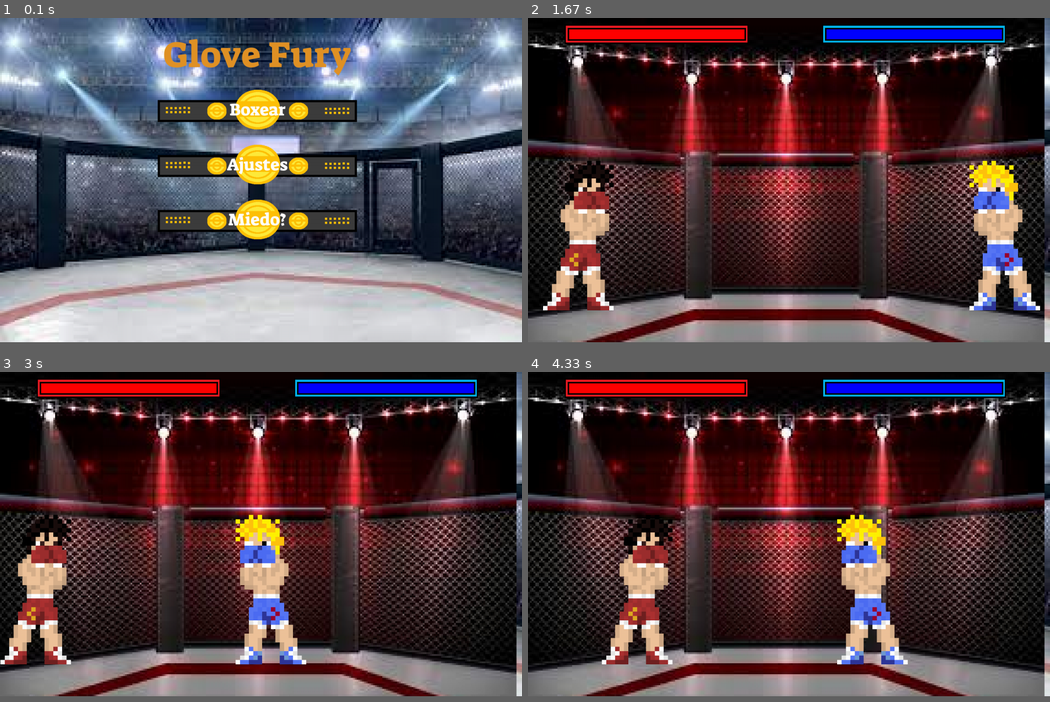
Above: before the commit, frames 1-4 (two rows, left to right).
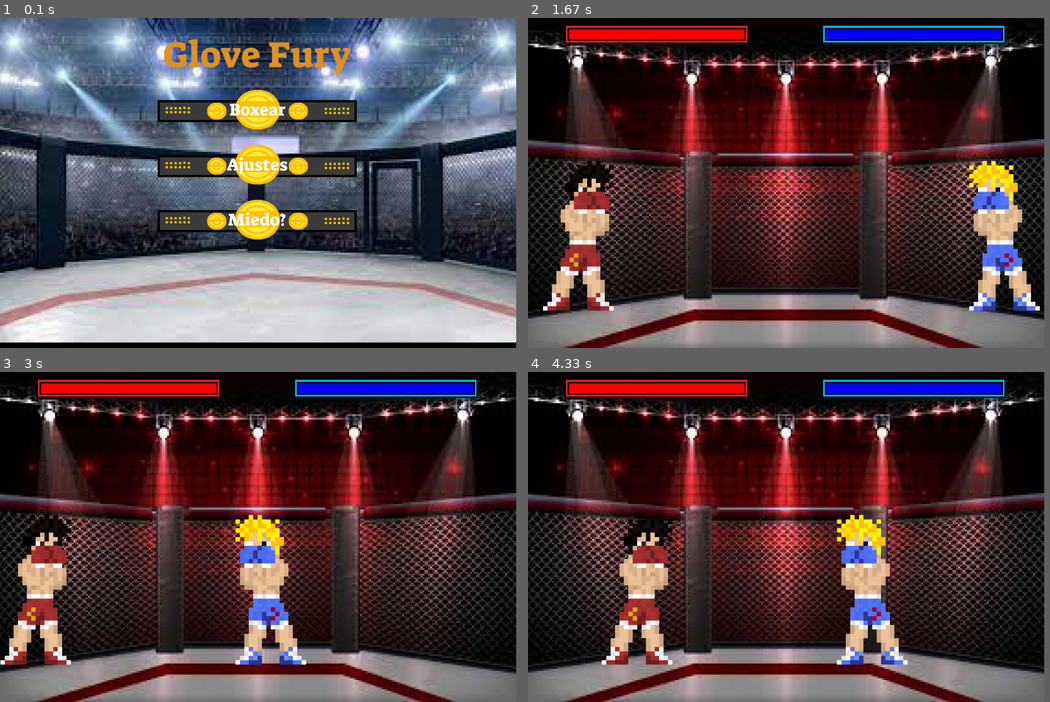
Above: after the commit, the same moments.

Repository: Tobve/Glove-Fury
Game: pygame game, started from Glove-Fury/main.py
Same seed, same stepped clock (60 frames per second), same inputs: the game is played once before the commit and once after it.
Inputs:
- Up to frame 1 (0.1 s): no input
- Up to frame 2 (1.67 s): click "Boxear" at 0.38 s; tap D at 0.67 s
- Up to frame 3 (3 s): hold Left 2-2.53 s; hold Left 2.57-2.97 s; hold A 2.57-2.97 s
- Up to frame 4 (4.33 s): hold Right 3-3.63 s; hold D 3-3.63 s; hold Left 3.67-4.13 s; hold A 3.67-4.13 s; hold Right from 4.17 s (still down); hold D from 4.17 s (still down)
In our replay, the window is 900x560 before the commit and 890x570 after it. These sizes can differ from the game's own. Grey fills any space a smaller window leaves; there, only what the larger window draws over its background counts as a difference.

The runs differ from the first frame. In frame 1, 2.4% of the frame differs, in the area x 0-100%, y 0-99%; in frame 2, 3.4%; in frame 3, 3.4%; in frame 4, 3.5%, in the area x 0-100%, y 0-100%.

Commit message:
Update main.py

Diff:
--- a/Glove-Fury/main.py
+++ b/Glove-Fury/main.py
@@ -5,7 +5,7 @@
 pygame.init()
 
 # Definición de la pantalla y carga de imágenes
-screen = pygame.display.set_mode((1420, 885))
+screen = pygame.display.set_mode((1405, 900))
 pygame.display.set_caption("Glove Fury")
 
 OptionsBG = pygame.image.load("Pygame-main/Glove-Fury/assets/Faceoff.png")
@@ -98,6 +98,7 @@
 
         pygame.draw.rect(screen, (255, 0, 0), (Vida_RojoX, Vida_RojoY, 477, 27))
         pygame.draw.rect(screen, (0, 0, 255), (Vida_AzulX, Vida_AzulY, 477, 27))
+        pygame.mixer.music.stop()
 
         pygame.display.flip()
         pygame.display.update()
